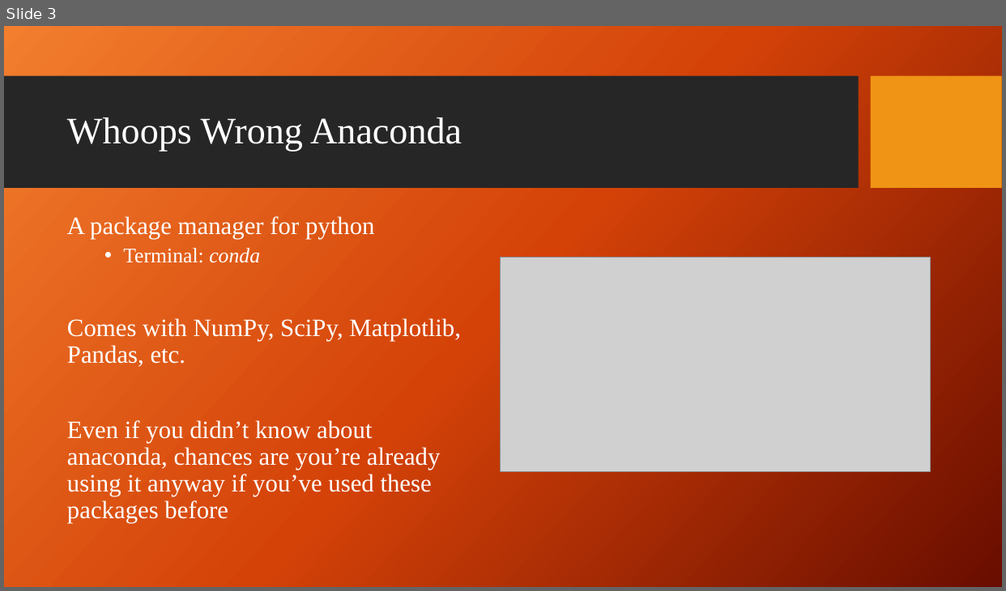
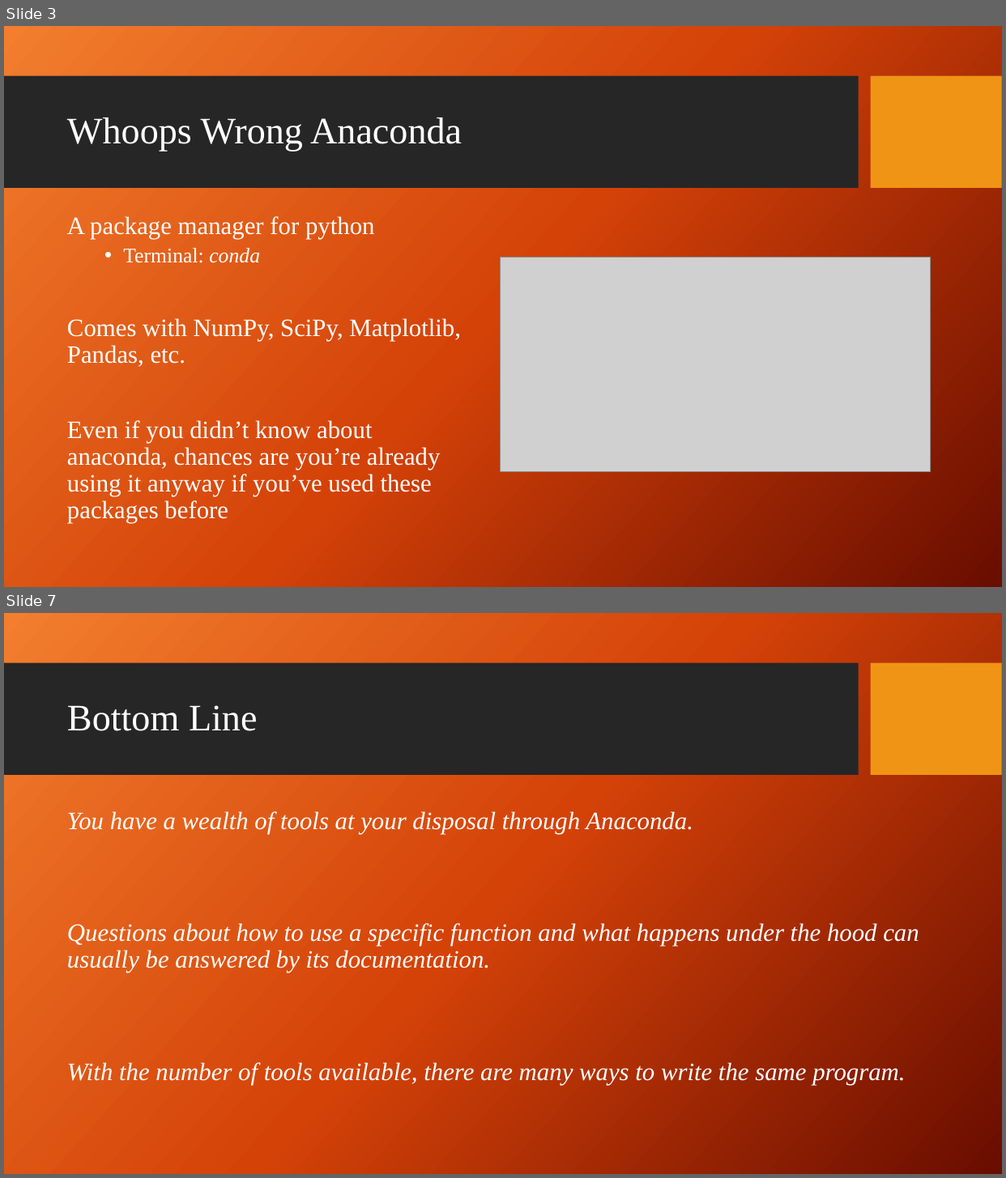
Before and after one commit to giganano/PythonBootcamp, a slide deck: slides/anaconda.pptx. Shown one above the other, each under a label of ours: slide 3 before the commit, slides 3 and 7 after it; the slides between them are not shown. The pictures are 1006x591 and 1006x1178 pixels, drawn with LibreOffice and Linux fonts; fonts in the diff are those of the drawing; grey boxes stand for pictures; background and template pictures are left out. Boxes give left, top, right and bottom in pixels: in the first picture for what was removed or moved away, otherwise in the second. Text is boxed around its words. In the diff, an @@ line names an element or a change of style, - is before the commit and + after.

Commit message:
slides: review and documentation

```diff
--- a/slides/anaconda.pptx
+++ b/slides/anaconda.pptx
@@ slide 7 added at <box>4,613,1002,1174</box>, background picture (left out); not listed: 2 template elements that a slide beside it also shows @@
@@ title added at <box>67,705,258,731</box>, 36 pt, text #FFFFFF @@
+Bottom Line
@@ text added at <box>67,811,918,1085</box>, 24 pt, text #FFFFFF, italic @@
+You have a wealth of tools at your disposal through Anaconda.
+Questions about how to use a specific function and what happens under the hood can usually be answered by its documentation.
+With the number of tools available, there are many ways to write the same program.
```
Also in this commit, not shown: 2 slides changed, 6 other slides added, 1 slide removed, 18 other files.
